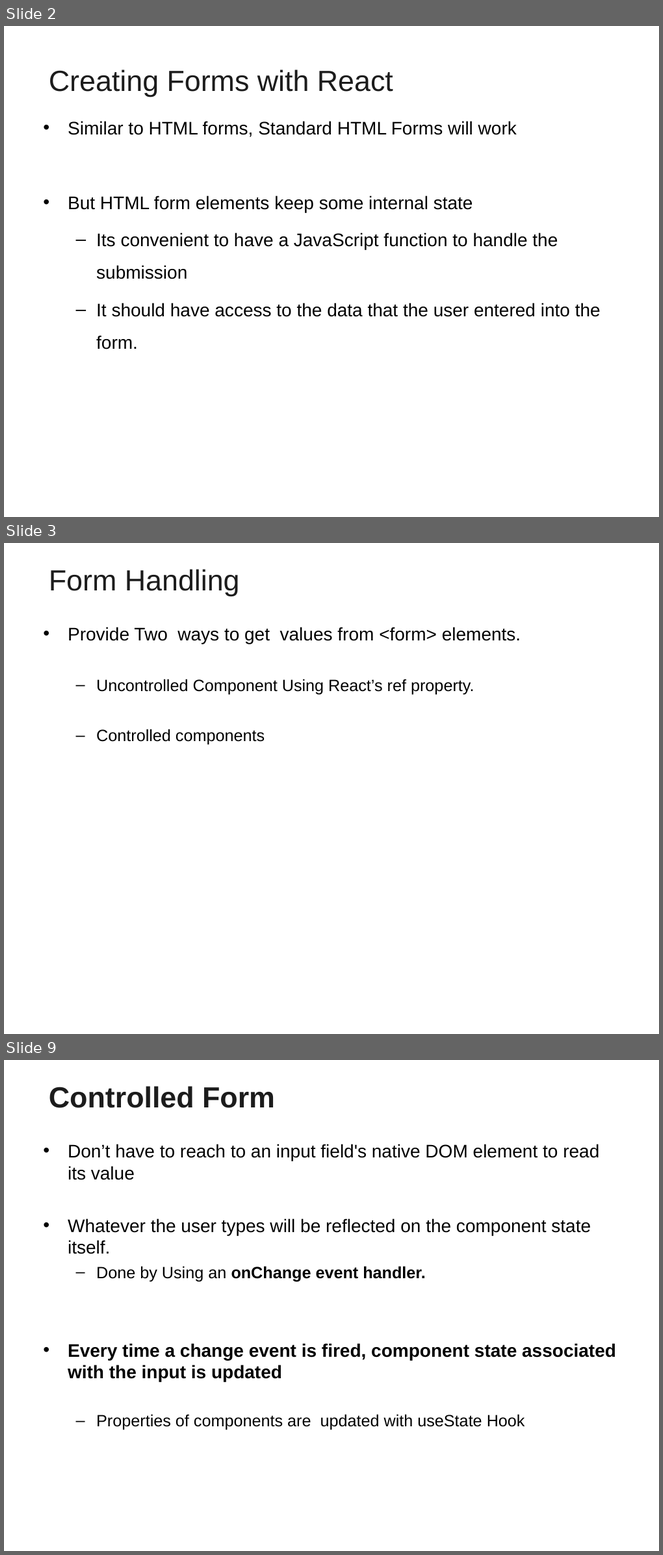
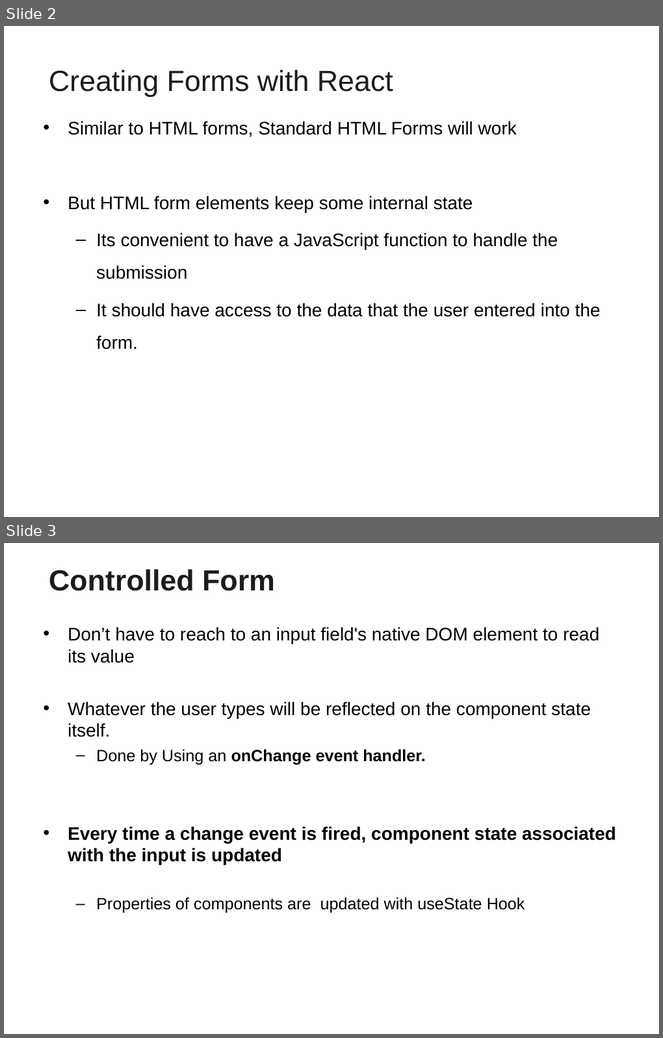
Before and after one commit to vatsanTraining/freshers_dec_2021, a slide deck: ReactJS_Module2.ppt. Shown one above the other, each under a label of ours: slides 2, 3 and 9 before the commit, slides 2 and 3 after it; the slides between them are not shown. The pictures are 663x1555 and 663x1038 pixels, drawn with LibreOffice and Linux fonts; fonts in the diff are those of the drawing; background and template pictures are left out. Boxes give left, top, right and bottom in pixels: in the first picture for what was removed or moved away, otherwise in the second. Text is boxed around its words. In the diff, an @@ line names an element or a change of style, - is before the commit and + after.

```diff
--- a/ReactJS_Module2.ppt
+++ b/ReactJS_Module2.ppt
@@ slide 3 removed at (x1=4, y1=543, x2=659, y2=1034), background picture (left out) @@
@@ title removed at (x1=49, y1=569, x2=240, y2=596) @@
-Form Handling
@@ text removed at (x1=68, y1=627, x2=521, y2=745) @@
-• Provide Two ways to get values from <form> elements.
-  – Uncontrolled Component Using React’s ref property.
-  – Controlled components
@@ what was slide 9 is now slide 3 @@
```
Also in this commit, not shown: 1 slide changed, 18 slides added, 4 other slides removed.
